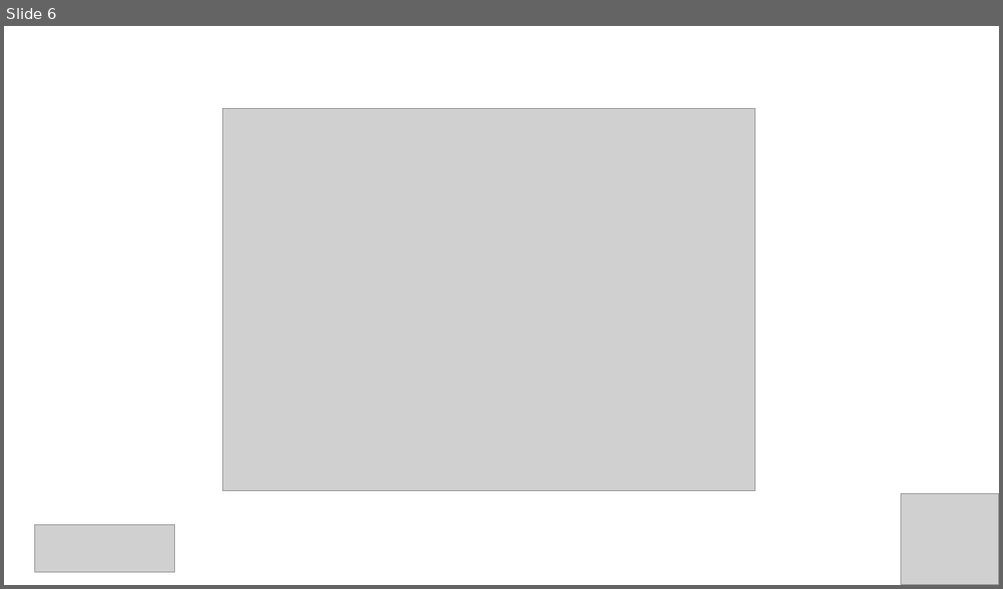
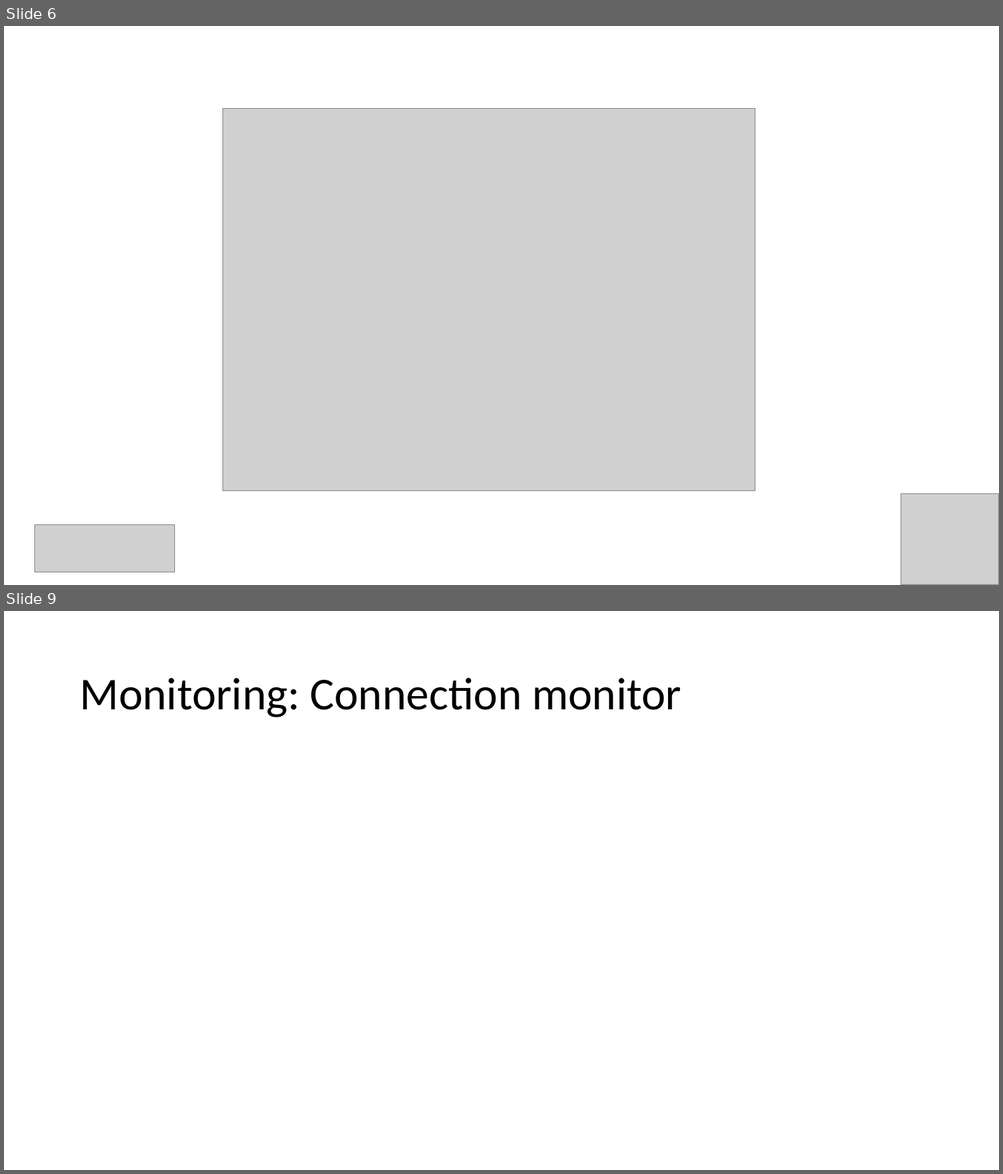
Before and after one commit to kalv25/azure-network-watcher, a slide deck: slides/working-with-azure-network-watcher.ppt. Shown one above the other, each under a label of ours: slide 6 before the commit, slides 6 and 9 after it; the slides between them are not shown. The pictures are 1003x589 and 1003x1174 pixels, drawn with LibreOffice and Linux fonts; fonts in the diff are those of the drawing; grey boxes stand for pictures. Boxes give left, top, right and bottom in pixels: in the first picture for what was removed or moved away, otherwise in the second. Text is boxed around its words. In the diff, an @@ line names an element or a change of style, - is before the commit and + after.

```diff
--- a/slides/working-with-azure-network-watcher.ppt
+++ b/slides/working-with-azure-network-watcher.ppt
@@ slide 9 added at [4,611,999,1170], background #FFFFFF @@
@@ title added at [79,678,681,718], 44 pt, text #000000 @@
+Monitoring: Connection monitor
```
Also in this commit, not shown: 6 other slides added.
